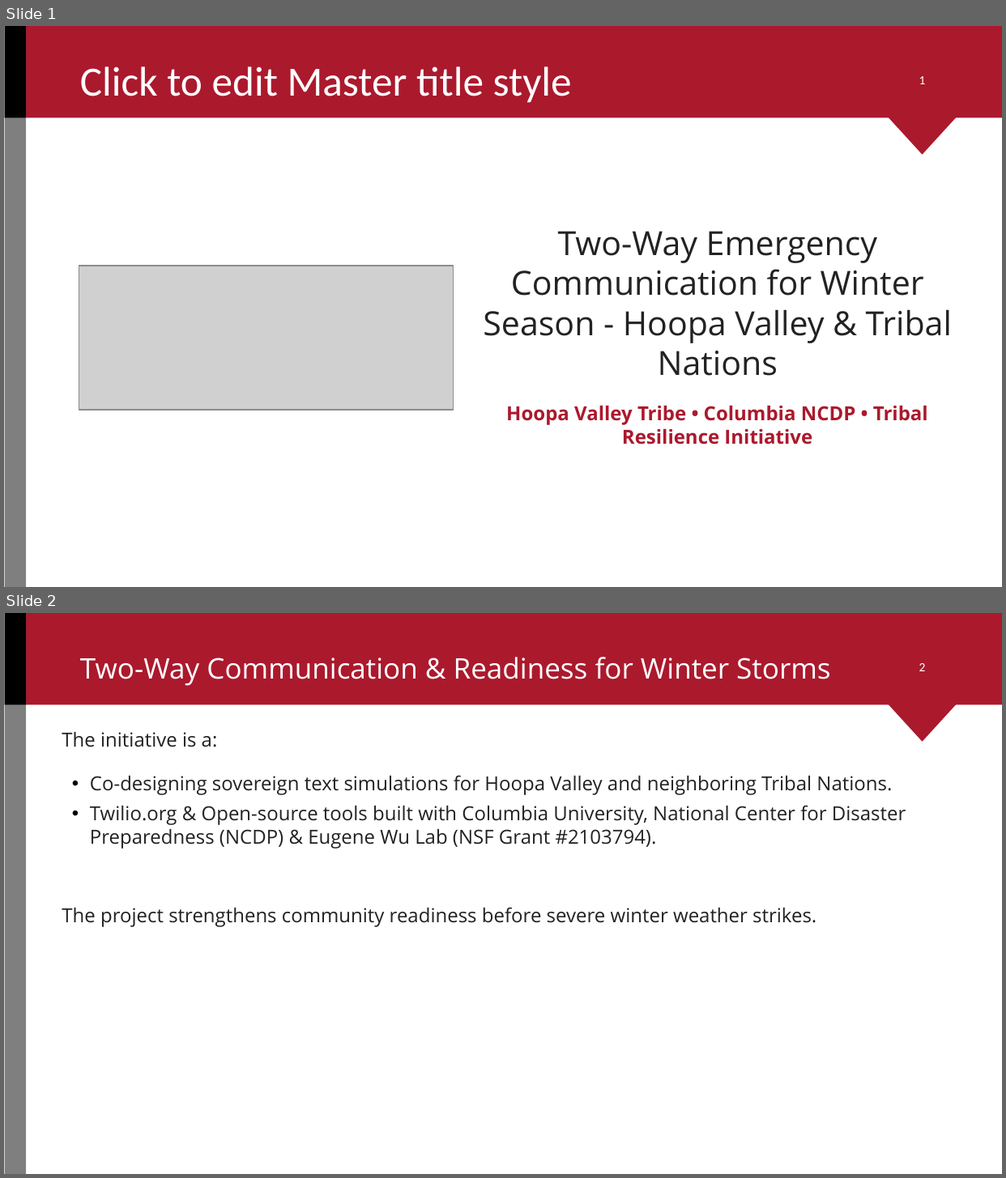
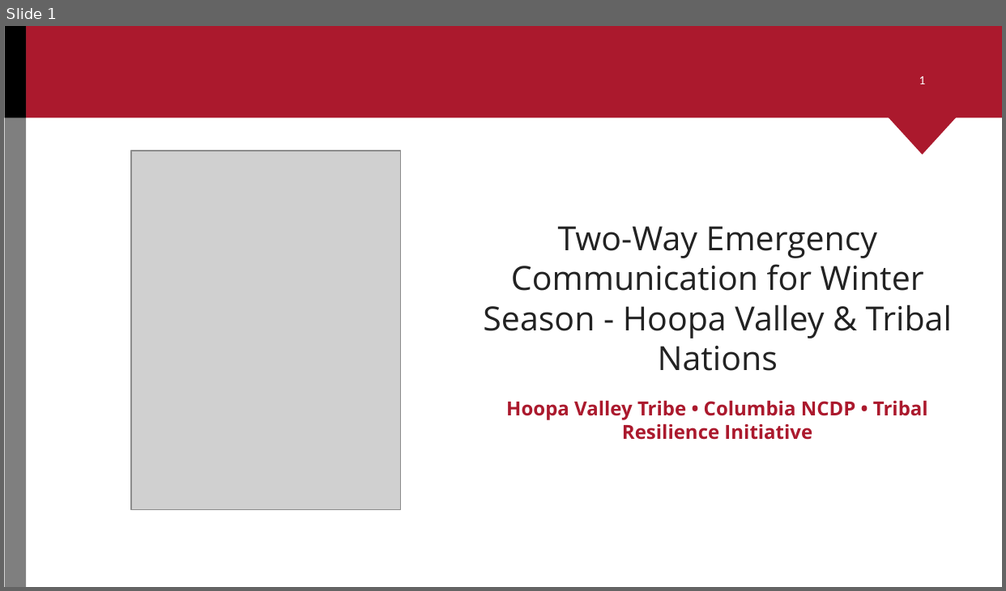
Before and after one commit to ccsfist/gitio2ppt, a slide deck: HoopaValley_Workshop.pptx. Shown one above the other, each under a label of ours: slides 1 and 2 before the commit, slide 1 after it. The pictures are 1006x1178 and 1006x591 pixels, drawn with LibreOffice and Linux fonts; fonts in the diff are those of the drawing; grey boxes stand for pictures; background and template pictures are left out. Boxes give left, top, right and bottom in pixels: in the first picture for what was removed or moved away, otherwise in the second. Text is boxed around its words. In the diff, an @@ line names an element or a change of style, - is before the commit and + after.

```diff
--- a/HoopaValley_Workshop.pptx
+++ b/HoopaValley_Workshop.pptx
@@ slide 2 removed at bbox=[4, 613, 1002, 1174], background #FFFFFF; not listed: 5 template elements that a slide beside it also shows @@
@@ title removed at bbox=[80, 657, 830, 686] @@
-Two-Way Communication & Readiness for Winter Storms
@@ text removed at bbox=[62, 731, 218, 747] @@
-The initiative is a:
@@ text removed at bbox=[90, 775, 906, 849] @@
-• Co-designing sovereign text simulations for Hoopa Valley and neighboring Tribal Nations.
-• Twilio.org & Open-source tools built with Columbia University, National Center for Disaster Preparedness (NCDP) & Eugene Wu Lab (NSF Grant #2103794).
@@ text removed at bbox=[62, 907, 816, 927] @@
-The project strengthens community readiness before severe winter weather strikes.
@@ slide 1 changed as well @@
@@ text removed at bbox=[80, 66, 572, 103] @@
-Click to edit Master title style
@@ picture: place and size @@
-picture at bbox=[79, 266, 453, 410]
+picture at bbox=[130, 151, 400, 510]
@@ text "Two-Way Emergency Communication for Winter ...": place and size @@
-text "Two-Way Emergency Communication for Winter ..." at bbox=[483, 231, 952, 445]
+text "Two-Way Emergency Communication for Winter ..." at bbox=[483, 226, 952, 440]
```
Also in this commit, not shown: 14 other slides changed, 9 other slides removed, 6 other files.
